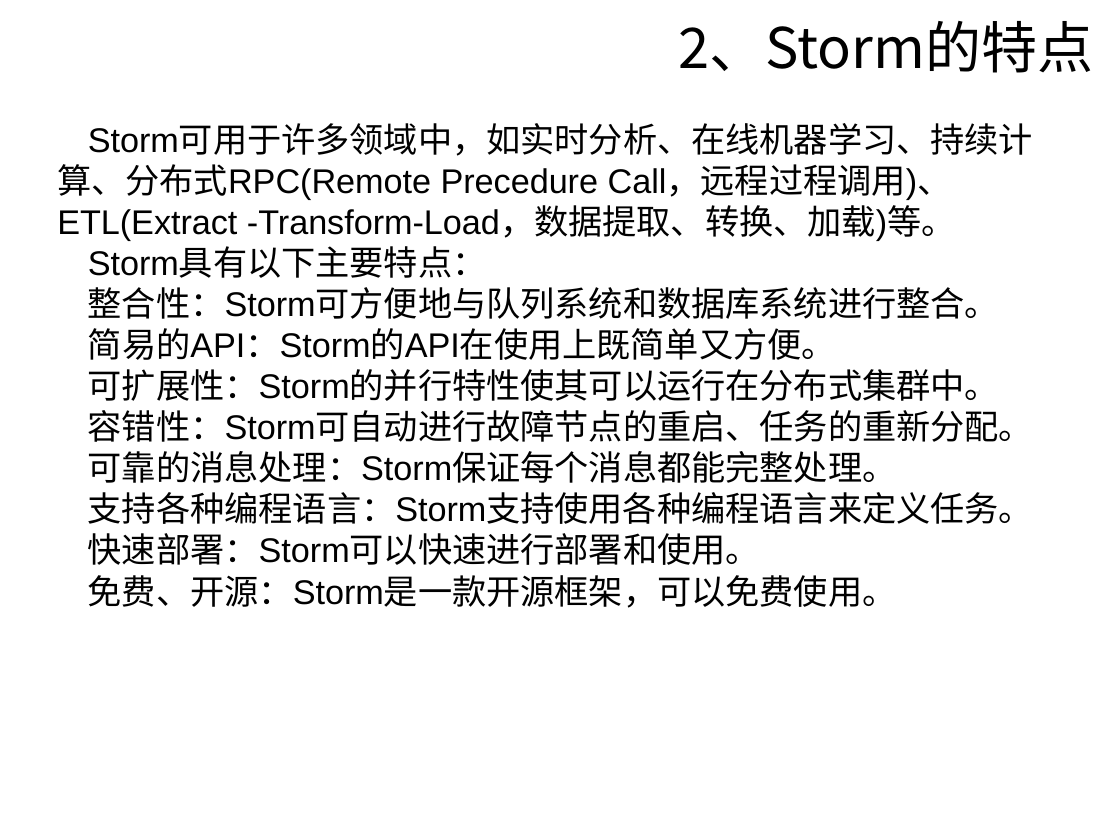
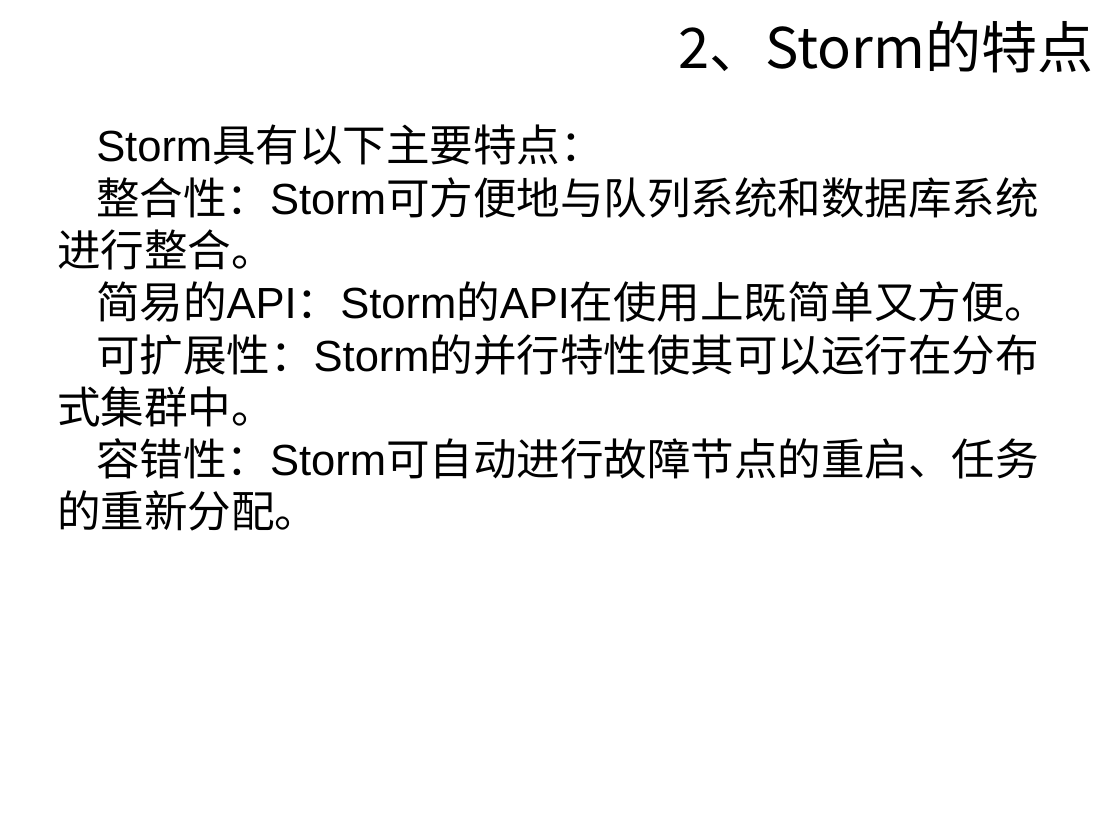
Before and after one commit to sunyisgithub/Git, a slide deck: slide 11 of Storm.ppt (slide 17 before the commit). Drawn at 1120x840 pixels with LibreOffice and Linux fonts; fonts in the diff are those of the drawing; background and template pictures are left out. Boxes give left, top, right and bottom in pixels: in the first picture for what was removed or moved away, otherwise in the second. Text is boxed around its words. In the diff, an @@ line names an element or a change of style, - is before the commit and + after.

```diff
--- a/Storm.ppt
+++ b/Storm.ppt
@@ text "Storm具有以下主要特点：" at (57,126,1048,531): size 22 to 28 pt @@
@@ text at (57,125,1033,241): paragraph removed @@
-Storm可用于许多领域中，如实时分析、在线机器学习、持续计算、分布式RPC(Remote Precedure Call，远程过程调用)、ETL(Extract -Transform-Load，数据提取、转换、加载)等。
@@ text at (88,451,1033,608): paragraphs removed @@
-可靠的消息处理：Storm保证每个消息都能完整处理。
-支持各种编程语言：Storm支持使用各种编程语言来定义任务。
-快速部署：Storm可以快速进行部署和使用。
-免费、开源：Storm是一款开源框架，可以免费使用。
```
Also in this commit, not shown: 23 other slides changed, 20 slides added, 13 slides removed.
